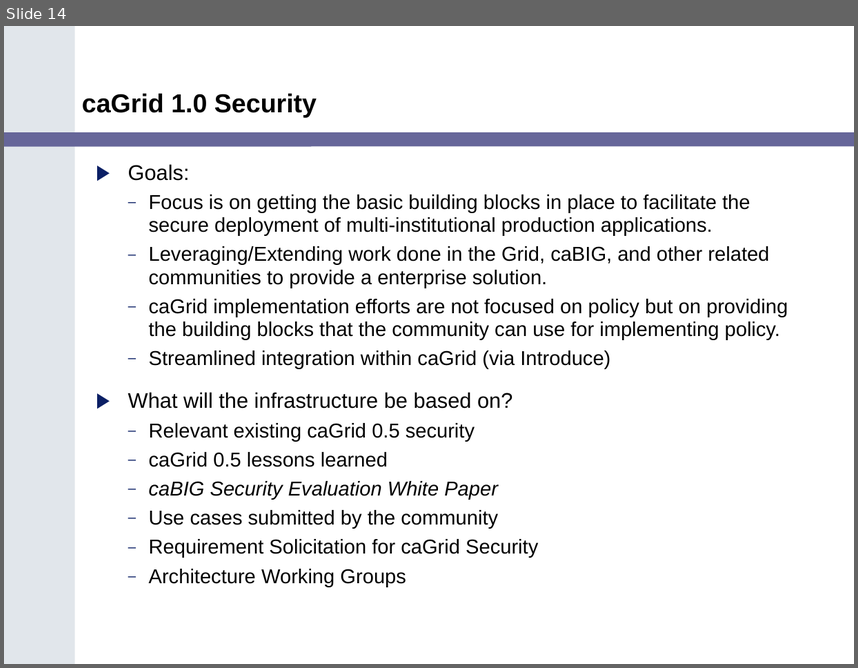
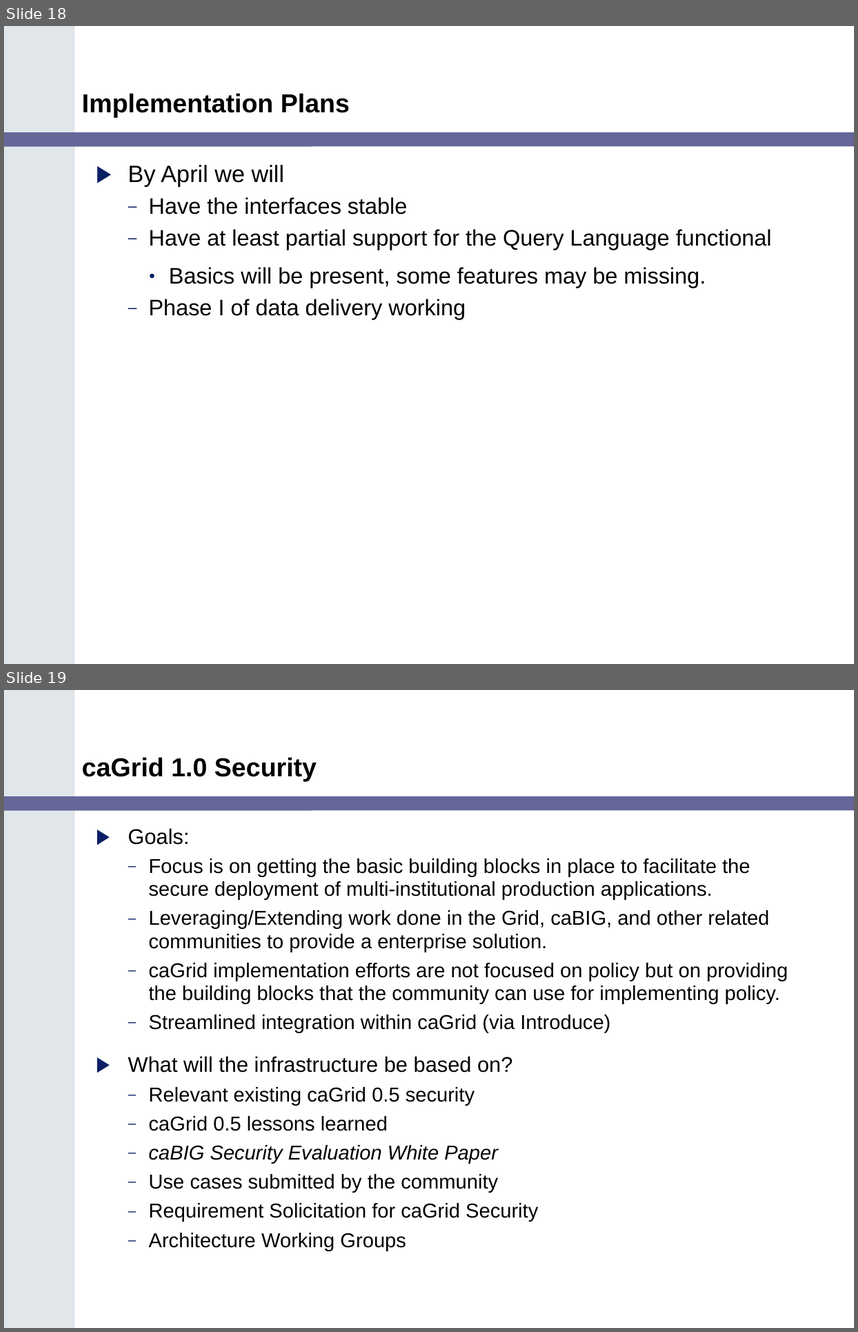
Before and after one commit to NCIP/cagrid-portal, a slide deck: cagrid-1-0/Documentation/presentations/200602_VCDE_ARCH/caGrid_Update_Arch_VCDE_Feb1.ppt. Shown one above the other, each under a label of ours: slide 14 before the commit, slides 18 and 19 after it. The pictures are 858x668 and 858x1332 pixels, drawn with LibreOffice and Linux fonts; fonts in the diff are those of the drawing; background and template pictures are left out. Boxes give left, top, right and bottom in pixels: in the first picture for what was removed or moved away, otherwise in the second. Text is boxed around its words. In the diff, an @@ line names an element or a change of style, - is before the commit and + after.

Commit message:
updated with Bill Allcock's slides on data services

```diff
--- a/cagrid-1-0/Documentation/presentations/200602_VCDE_ARCH/caGrid_Update_Arch_VCDE_Feb1.ppt
+++ b/cagrid-1-0/Documentation/presentations/200602_VCDE_ARCH/caGrid_Update_Arch_VCDE_Feb1.ppt
@@ slide 18 added at (4, 26, 854, 664), background #FFFFFF; not listed: 2 template elements that a slide beside it also shows @@
@@ title added at (82, 93, 350, 117), 22 pt, text #000000, bold @@
+Implementation Plans
@@ text added at (128, 165, 772, 320), 19 pt, text #000000 @@
+▶ By April we will
+  – Have the interfaces stable
+  – Have at least partial support for the Query Language functional
+    • Basics will be present, some features may be missing.
+  – Phase I of data delivery working
@@ what was slide 14 is now slide 19 @@
```
Also in this commit, not shown: 5 other slides added, 1 slide removed.
